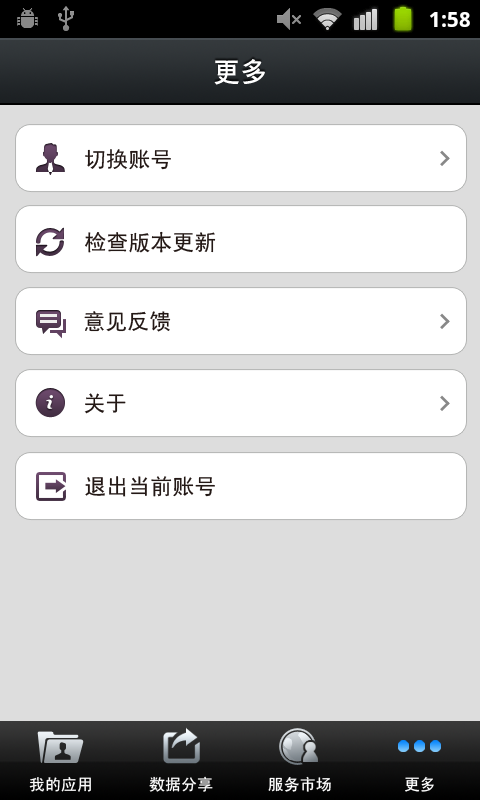
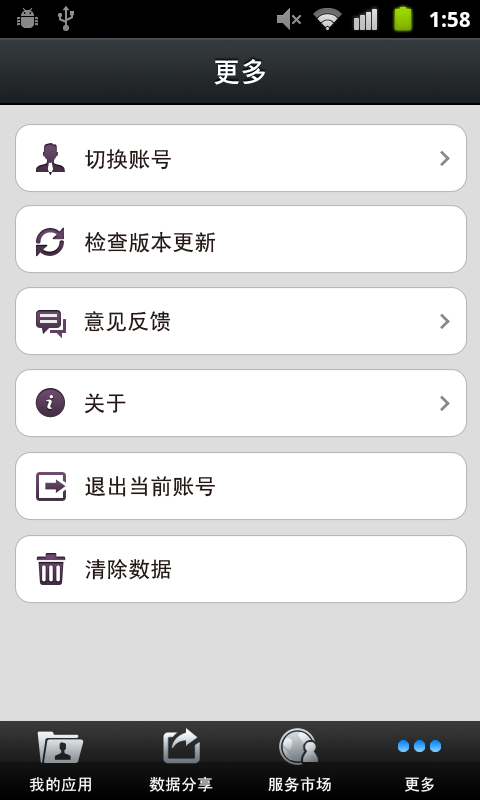
Before/after of a w=480, h=800 layered artwork. What changed in the layer stack:
added layer "图层 123" above "Info / About" over bbox(36, 553, 66, 585)
added layer "清除数据" above "形状 2 副本 6" over bbox(85, 559, 172, 580)
added layer "形状 2 副本 6" above "形状 4" over bbox(15, 535, 467, 603)
